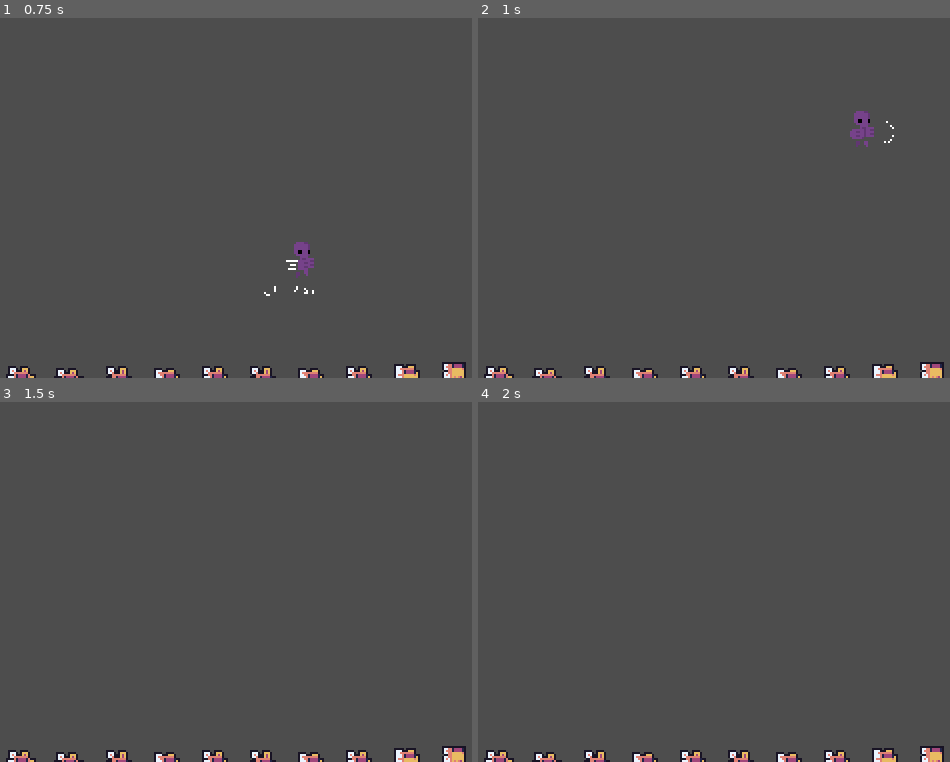
Above: before the commit, frames 1-4 (two rows, left to right).
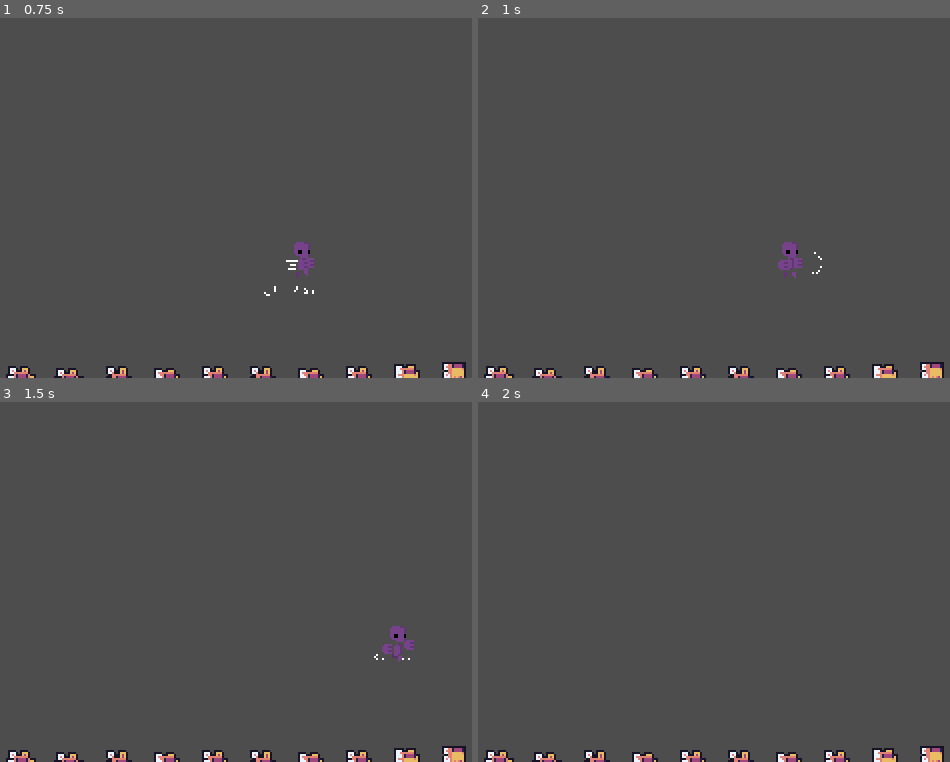
Above: after the commit, the same moments.

Repository: oceanbytes12/ScaleFighter
Game: Godot game, scene res://Geko/Test.tscn
Two runs of this game, one before a commit and one after it. Both use one fixed random seed, a clock stepped at 60 frames per second and the inputs below. This scene is started directly instead of the project's main scene.
Inputs:
- Up to frame 1 (0.75 s): hold D (Right) from 0.53 s (still down); hold Space (Attack) from 0.53 s (still down)
- Up to frame 2 (1 s): keep holding D (Right); keep holding Space (Attack); tap W (Jump, bound only before the commit) at 0.77 s; tap Shift (glide, bound only after the commit) at 0.8 s
- Up to frame 3 (1.5 s): keep holding D (Right); tap W (Jump, bound only before the commit) at 1.07 s; release Space (Attack) at 1.28 s; tap Shift (glide, bound only after the commit) at 1.35 s
- Up to frame 4 (2 s): keep holding D (Right); tap W (Jump, bound only before the commit) at 1.52, 1.55, 1.82 s

Frame 1 is identical in both runs. In frame 2, 0.6% of the frame differs, in the area x 63-89%, y 25-73%; in frame 3, 0.3%; in frame 4, nothing differs.

Commit message:
Player FSM implemented

Diff:
--- /dev/null
+++ b/Geko/Dummy.gd
@@ -0,0 +1,9 @@
+extends CharacterBody2D
+
+func _ready():
+	$AnimationPlayer.play("idle")
+
+func take_hit(hit_position, damage):
+	var direction = (global_position-hit_position).normalized()
+	velocity = direction * 100
+	$AnimationPlayer.play("hit")
--- a/Geko/Game.tscn
+++ b/Geko/Game.tscn
@@ -1,34 +1,42 @@
-[gd_scene load_steps=10 format=3 uid="uid://uytrg5cafssc"]
+[gd_scene load_steps=13 format=3 uid="uid://uytrg5cafssc"]
 
-[ext_resource type="PackedScene" uid="uid://gwrj27qy6rdu" path="res://Geko/player.tscn" id="1_fhndo"]
 [ext_resource type="Texture2D" uid="uid://dpcm4tpe8gu2p" path="res://icon.svg" id="2_jp6el"]
+[ext_resource type="PackedScene" uid="uid://cujkhawkt2egg" path="res://player.tscn" id="3_6r0ji"]
 [ext_resource type="Shader" path="res://hitEffect.gdshader" id="3_8jvan"]
-[ext_resource type="Script" path="res://Geko/PlayerCamera.gd" id="4_131s7"]
+[ext_resource type="Script" path="res://Geko/Dummy.gd" id="4_px5tc"]
+[ext_resource type="Texture2D" uid="uid://cg6ubjm7oml8t" path="res://combatDummy.png" id="5_t3nxd"]
 
 [sub_resource type="RectangleShape2D" id="RectangleShape2D_ulv0b"]
 
-[sub_resource type="Animation" id="Animation_qql1e"]
-resource_name = "Hit"
-length = 0.4
+[sub_resource type="ShaderMaterial" id="ShaderMaterial_e6gtr"]
+shader = ExtResource("3_8jvan")
+shader_parameter/flash_opacity = 1.0
+shader_parameter/flash_color = Color(1, 1, 1, 1)
+
+[sub_resource type="CapsuleShape2D" id="CapsuleShape2D_pchxo"]
+
+[sub_resource type="Animation" id="Animation_k0akd"]
+resource_name = "hit"
+length = 0.3
 tracks/0/type = "value"
 tracks/0/imported = false
 tracks/0/enabled = true
-tracks/0/path = NodePath(".:material:shader_parameter/flash_opacity")
+tracks/0/path = NodePath("Sprite2D:material:shader_parameter/flash_opacity")
 tracks/0/interp = 1
 tracks/0/loop_wrap = true
 tracks/0/keys = {
-"times": PackedFloat32Array(0, 0.3),
+"times": PackedFloat32Array(0, 0.2),
 "transitions": PackedFloat32Array(1, 1),
 "update": 0,
 "values": [1.0, 0.0]
 }
 
-[sub_resource type="Animation" id="Animation_pdplp"]
+[sub_resource type="Animation" id="Animation_hj0kt"]
 length = 0.001
 tracks/0/type = "value"
 tracks/0/imported = false
 tracks/0/enabled = true
-tracks/0/path = NodePath(".:material:shader_parameter/flash_opacity")
+tracks/0/path = NodePath("Sprite2D:material:shader_parameter/flash_opacity")
 tracks/0/interp = 1
 tracks/0/loop_wrap = true
 tracks/0/keys = {
@@ -38,27 +46,35 @@
 "values": [1.0]
 }
 
-[sub_resource type="AnimationLibrary" id="AnimationLibrary_8p16j"]
-_data = {
-"Hit": SubResource("Animation_qql1e"),
-"RESET": SubResource("Animation_pdplp")
+[sub_resource type="Animation" id="Animation_8u388"]
+resource_name = "idle"
+length = 0.3
+loop_mode = 1
+tracks/0/type = "value"
+tracks/0/imported = false
+tracks/0/enabled = true
+tracks/0/path = NodePath("Sprite2D:material:shader_parameter/flash_opacity")
+tracks/0/interp = 1
+tracks/0/loop_wrap = true
+tracks/0/keys = {
+"times": PackedFloat32Array(0),
+"transitions": PackedFloat32Array(1),
+"update": 0,
+"values": [0.0]
 }
 
-[sub_resource type="ShaderMaterial" id="ShaderMaterial_mtyuq"]
-shader = ExtResource("3_8jvan")
-shader_parameter/flash_opacity = 1.0
-shader_parameter/flash_color = Color(1, 1, 1, 1)
+[sub_resource type="AnimationLibrary" id="AnimationLibrary_vwa3k"]
+_data = {
+"RESET": SubResource("Animation_hj0kt"),
+"hit": SubResource("Animation_k0akd"),
+"idle": SubResource("Animation_8u388")
+}
 
 [node name="Game" type="Node2D"]
 
-[node name="Player" parent="." instance=ExtResource("1_fhndo")]
-position = Vector2(224, 0)
-
-[node name="PlayerCamera" type="Camera2D" parent="Player"]
-script = ExtResource("4_131s7")
-
 [node name="StaticBody2D" type="StaticBody2D" parent="."]
-position = Vector2(222, 181)
+position = Vector2(155, 245)
+scale = Vector2(2, 2)
 
 [node name="CollisionShape2D" type="CollisionShape2D" parent="StaticBody2D"]
 scale = Vector2(10, 5)
@@ -68,19 +84,51 @@
 scale = Vector2(1.5, 0.8)
 texture = ExtResource("2_jp6el")
 
-[node name="AnimatedSprite2D" type="AnimatedSprite2D" parent="."]
+[node name="StaticBody2D2" type="StaticBody2D" parent="."]
+position = Vector2(355, -97)
+scale = Vector2(0.240002, 8.92)
 
-[node name="EnemyDemo" type="Node2D" parent="."]
+[node name="CollisionShape2D" type="CollisionShape2D" parent="StaticBody2D2"]
+scale = Vector2(10, 5)
+shape = SubResource("RectangleShape2D_ulv0b")
 
-[node name="AnimationPlayer" type="AnimationPlayer" parent="EnemyDemo"]
-root_node = NodePath("../Sprite2D")
-libraries = {
-"": SubResource("AnimationLibrary_8p16j")
-}
-
-[node name="Sprite2D" type="Sprite2D" parent="EnemyDemo"]
-material = SubResource("ShaderMaterial_mtyuq")
-position = Vector2(387, 60)
+[node name="Sprite2D" type="Sprite2D" parent="StaticBody2D2"]
+scale = Vector2(1.5, 0.8)
 texture = ExtResource("2_jp6el")
 
-[connection signal="on_land" from="Player" to="Player/PlayerCamera" method="shake_with_power"]
+[node name="StaticBody2D3" type="StaticBody2D" parent="."]
+position = Vector2(-36, -94)
+scale = Vector2(0.240002, 8.92)
+
+[node name="CollisionShape2D" type="CollisionShape2D" parent="StaticBody2D3"]
+scale = Vector2(10, 5)
+shape = SubResource("RectangleShape2D_ulv0b")
+
+[node name="Sprite2D" type="Sprite2D" parent="StaticBody2D3"]
+scale = Vector2(1.5, 0.8)
+texture = ExtResource("2_jp6el")
+
+[node name="Player" parent="." instance=ExtResource("3_6r0ji")]
+position = Vector2(216, 1)
+jump_impulse = 600.0
+
+[node name="Camera2D" type="Camera2D" parent="."]
+position = Vector2(159, 91)
+zoom = Vector2(0.9, 0.9)
+
+[node name="Dummy" type="CharacterBody2D" parent="."]
+position = Vector2(284, 128)
+script = ExtResource("4_px5tc")
+metadata/_edit_group_ = true
+
+[node name="Sprite2D" type="Sprite2D" parent="Dummy"]
+material = SubResource("ShaderMaterial_e6gtr")
+texture = ExtResource("5_t3nxd")
+
+[node name="CollisionShape2D" type="CollisionShape2D" parent="Dummy"]
+shape = SubResource("CapsuleShape2D_pchxo")
+
+[node name="AnimationPlayer" type="AnimationPlayer" parent="Dummy"]
+libraries = {
+"": SubResource("AnimationLibrary_vwa3k")
+}
--- a/Geko/JumpEffect.tscn
+++ b/Geko/JumpEffect.tscn
@@ -1,7 +1,7 @@
 [gd_scene load_steps=14 format=3 uid="uid://d3ofwhr7pv1u4"]
 
-[ext_resource type="Texture2D" uid="uid://bc1kuw22juhjx" path="res://Geko/JumpEffect-Sheet.png" id="1_4lw7h"]
-[ext_resource type="Script" path="res://Geko/JumpEffect.gd" id="2_uycdi"]
+[ext_resource type="Texture2D" uid="uid://qf47gddgwmp8" path="res://Geko/JumpEffect-Sheet.png" id="1_4lw7h"]
+[ext_resource type="Script" path="res://Scripts/other/JumpEffect.gd" id="2_uycdi"]
 
 [sub_resource type="AtlasTexture" id="AtlasTexture_g3xtt"]
 atlas = ExtResource("1_4lw7h")
--- a/Geko/land_effect.tscn
+++ b/Geko/land_effect.tscn
@@ -1,7 +1,7 @@
 [gd_scene load_steps=13 format=3 uid="uid://bk8ok4abxmy5p"]
 
-[ext_resource type="Texture2D" uid="uid://cj3pyp18pv8mj" path="res://Geko/LandEffect-Sheet.png" id="1_j0nqx"]
-[ext_resource type="Script" path="res://Geko/land_effect.gd" id="2_7u108"]
+[ext_resource type="Texture2D" uid="uid://dir3s1hytlkur" path="res://Geko/LandEffect-Sheet.png" id="1_j0nqx"]
+[ext_resource type="Script" path="res://Scripts/other/land_effect.gd" id="2_7u108"]
 
 [sub_resource type="AtlasTexture" id="AtlasTexture_ap2w4"]
 atlas = ExtResource("1_j0nqx")
--- a/Geko/player.tscn
+++ b/Geko/player.tscn
@@ -1,6 +1,6 @@
 [gd_scene load_steps=43 format=3 uid="uid://gwrj27qy6rdu"]
 
-[ext_resource type="Script" path="res://Geko/player.gd" id="1_ig3ne"]
+[ext_resource type="Script" path="res://Scripts/other/old_player.gd" id="1_ig3ne"]
 [ext_resource type="Texture2D" uid="uid://m1v10b585sus" path="res://Geko/BaseFighter-Sheet.png" id="2_fqpu1"]
 
 [sub_resource type="AtlasTexture" id="AtlasTexture_inj24"]
@@ -330,7 +330,7 @@
 texture_filter = 1
 position = Vector2(0, -9)
 sprite_frames = SubResource("SpriteFrames_xnuxu")
-animation = &"SlamComplete"
+animation = &"JumpAttack"
 
 [node name="CollisionShape2D" type="CollisionShape2D" parent="."]
 visible = false
--- /dev/null
+++ b/HitBox.gd
@@ -0,0 +1,17 @@
+extends Area2D
+
+var our_body
+var damage = 1
+@onready var animator := $AnimationPlayer
+@onready var collision := $CollisionShape2D
+
+func _ready():
+	collision.disabled = true
+
+func _on_body_entered(body):
+	# Check if hitting self or friend
+	if body != our_body:
+		print("hit a body", body.name)
+		if body.has_method("take_hit"):
+			body.take_hit(global_position, damage)
+			collision.disabled = true
--- /dev/null
+++ b/Scripts/new_player/Idle.gd
@@ -0,0 +1,20 @@
+extends PlayerState
+
+
+func enter(previous_state_path: String, data := {}) -> void:
+	player.velocity.x = 0.0
+	owner.animate("Idle")
+
+
+func physics_update(_delta: float) -> void:
+	player.velocity.y += player.gravity * _delta
+	player.move_and_slide()
+
+	if not player.is_on_floor():
+		finished.emit(FALLING)
+	elif Input.is_action_just_pressed("Up"):
+		finished.emit(JUMPING)
+	elif Input.is_action_pressed("Left") or Input.is_action_pressed("Right"):
+		finished.emit(RUNNING)
+	elif Input.is_action_pressed("Attack"):
+		finished.emit(PUNCHING)
--- /dev/null
+++ b/Scripts/new_player/falling.gd
@@ -0,0 +1,20 @@
+extends PlayerState
+
+
+func physics_update(delta: float) -> void:
+	var input_direction_x := Input.get_axis("Left", "Right")
+	player.velocity.x = player.speed * input_direction_x
+
+	player.velocity.y += player.gravity * delta
+	player.move_and_slide()
+
+	if Input.is_action_just_pressed("glide"):
+		finished.emit(GLIDING)
+	if Input.is_action_just_pressed("Attack"):
+		finished.emit(AIRPUNCH)
+	elif player.is_on_floor():
+		#Create landing effect
+		if is_equal_approx(player.velocity.x, 0.0):
+			finished.emit(IDLE)
+		else:
+			finished.emit(RUNNING)
--- /dev/null
+++ b/Scripts/new_player/gliding.gd
@@ -0,0 +1,26 @@
+extends PlayerState
+
+
+func enter(previous_state_path: String, data := {}) -> void:
+	player.velocity.y = max(player.velocity.y, 0.0)
+
+
+func physics_update(delta: float) -> void:
+	var input_direction_x := Input.get_axis("Left", "Right")
+	player.velocity.x += input_direction_x * player.glide_acceleration * delta
+	player.velocity.x = min(player.velocity.x, player.glide_max_speed)
+	player.velocity.y += player.glide_gravity * delta
+	player.move_and_slide()
+
+	if Input.is_action_just_pressed("Up"):
+		finished.emit(JUMPING)
+	elif (
+		player.get_slide_collision_count() > 0 or
+		Input.is_action_just_pressed("glide")
+	):
+		finished.emit(FALLING)
+	elif player.is_on_floor():
+		if input_direction_x != 0.0:
+			finished.emit(RUNNING)
+		else:
+			finished.emit(IDLE)
--- /dev/null
+++ b/Scripts/new_player/jumping.gd
@@ -0,0 +1,23 @@
+extends PlayerState
+
+
+func enter(previous_state_path: String, data := {}) -> void:
+	if previous_state_path == GLIDING:
+		player.velocity.y = -player.glide_jump_impulse
+	else:
+		player.velocity.y = -player.jump_impulse
+
+
+func physics_update(delta: float) -> void:
+	var input_direction_x := Input.get_axis("Left", "Right")
+	player.velocity.x = player.speed * input_direction_x
+
+	player.velocity.y += player.gravity * delta
+	player.move_and_slide()
+
+	if Input.is_action_just_pressed("Attack"):
+		finished.emit(AIRPUNCH)
+	elif Input.is_action_just_pressed("glide"):
+		finished.emit(GLIDING)
+	elif player.velocity.y >= 0:
+		finished.emit(FALLING)
--- /dev/null
+++ b/Scripts/new_player/player.gd
@@ -0,0 +1,27 @@
+# Character that moves and jumps.
+class_name Player extends CharacterBody2D
+
+@export var speed := 500.0
+@export var gravity := 4000.0
+@export var jump_impulse := 1800.0
+@export var glide_max_speed := 1000.0
+@export var glide_acceleration := 1000.0
+@export var glide_gravity := 400.0
+@export var glide_jump_impulse := 800.0
+@onready var fsm := $StateMachine
+@onready var label := $Label
+@onready var animator := $AnimationPlayer
+@onready var hitbox := $Area2D
+
+func _ready():
+	hitbox.our_body = self
+	pass
+
+func _process(_delta: float) -> void:
+	label.text = fsm.state.name
+
+func animate(animationname):
+	animator.play(animationname)
+
+func take_hit(global_position, damage):
+	print("Taking damage: ", damage)
--- /dev/null
+++ b/Scripts/new_player/player_state.gd
@@ -0,0 +1,18 @@
+# Boilerplate class to get full autocompletion and type checks for the `player` when coding the player's states.
+# Without this, we have to run the game to see typos and other errors the compiler could otherwise catch while scripting.
+class_name PlayerState extends State
+
+const IDLE = "Idle"
+const RUNNING = "Running"
+const JUMPING = "Jumping"
+const FALLING = "Falling"
+const GLIDING = "Gliding"
+const PUNCHING = "Punching"
+const AIRPUNCH = "AirPunching"
+var player: Player
+
+
+func _ready() -> void:
+	await owner.ready
+	player = owner as Player
+	assert(player != null)
--- /dev/null
+++ b/Scripts/new_player/running.gd
@@ -0,0 +1,17 @@
+extends PlayerState
+
+
+func physics_update(delta: float) -> void:
+	var input_direction_x := Input.get_axis("Left", "Right")
+	player.velocity.x = player.speed * input_direction_x
+	player.velocity.y += player.gravity * delta
+	player.move_and_slide()
+
+	if not player.is_on_floor():
+		finished.emit(FALLING)
+	elif Input.is_action_just_pressed("Up"):
+		finished.emit(JUMPING)
+	elif Input.is_action_just_pressed("Attack"):
+		finished.emit(PUNCHING)
+	elif is_equal_approx(input_direction_x, 0.0):
+		finished.emit(IDLE)
--- /dev/null
+++ b/Scripts/new_player/state.gd
@@ -0,0 +1,32 @@
+## Virtual base class for all states.
+## Extend this class and override its methods to implement a state.
+class_name State extends Node
+
+signal finished(next_state_path: String, data: Dictionary)
+
+
+## Called by the state machine when receiving unhandled input events.
+func handle_input(_event: InputEvent) -> void:
+	pass
+
+
+## Called by the state machine on the engine's main loop tick.
+func update(_delta: float) -> void:
+	pass
+
+
+## Called by the state machine on the engine's physics update tick.
+func physics_update(_delta: float) -> void:
+	pass
+
+
+## Called by the state machine upon changing the active state. The `data` parameter
+## is a dictionary with arbitrary data the state can use to initialize itself.
+func enter(previous_state_path: String, data := {}) -> void:
+	pass
+
+
+## Called by the state machine before changing the active state. Use this function
+## to clean up the state.
+func exit() -> void:
+	pass
--- /dev/null
+++ b/Scripts/new_player/state_machine.gd
@@ -0,0 +1,47 @@
+## Basic generic finite state machine. Initializes states and delegates engine callbacks
+## (_physics_process, _unhandled_input) to the active state.
+class_name StateMachine extends Node
+
+## Emitted right after a state transition.
+signal state_changed()
+
+## The initial state of the state machine. If not set, the first child node is used.
+@export var initial_state: State = null
+
+## The current state of the state machine.
+@onready var state: State = (func get_initial_state() -> State:
+	return initial_state if initial_state != null else get_child(0)
+).call()
+
+
+func _ready() -> void:
+	# Connect to every state's finished signal to transition to the next state.
+	for state_node: State in find_children("*", "State"):
+		state_node.finished.connect(_transition_to_next_state)
+
+	# State machines usually access data from the root node of the scene they're part of: the owner.
+	# We wait for the owner to be ready to guarantee all the data and nodes the states may need are available.
+	await owner.ready
+	state.enter("")
+
+
+func _unhandled_input(event: InputEvent) -> void:
+	state.handle_input(event)
+
+
+func _process(delta: float) -> void:
+	state.update(delta)
+
+func _physics_process(delta: float) -> void:
+	state.physics_update(delta)
+
+func _transition_to_next_state(target_state_path: String, data: Dictionary = {}) -> void:
+	if not has_node(target_state_path):
+		printerr(owner.name + ": Trying to transition to state " + target_state_path + " but it does not exist.")
+		return
+
+	var previous_state_path := state.name
+	state.exit()
+	state = get_node(target_state_path)
+	state.enter(previous_state_path, data)
+	state_changed.emit()
--- /dev/null
+++ b/airpunching.gd
@@ -0,0 +1,32 @@
+extends PlayerState
+
+func enter(previous_state_path: String, data := {}) -> void:
+	owner.animate("AirPunch")
+	player.velocity.y = max(player.velocity.y, 0.0)
+
+
+func physics_update(_delta: float) -> void:
+	var input_direction_x := Input.get_axis("Left", "Right")
+	player.velocity.x += input_direction_x * player.glide_acceleration * _delta
+	player.velocity.x = min(player.velocity.x, player.glide_max_speed)
+	player.velocity.y = 3000*_delta
+	player.move_and_slide()
+
+
+	if not Input.is_action_pressed("Attack"):
+		finished.emit(FALLING)
+	elif player.get_slide_collision_count() > 0:
+		if Input.is_action_pressed("Attack"):
+			finished.emit(PUNCHING)
+		elif input_direction_x != 0.0:
+			finished.emit(RUNNING)
+		else:
+			finished.emit(IDLE)
+
+	elif Input.is_action_just_pressed("Up"):
+		finished.emit(JUMPING)
+
+
+
+func exit() -> void:
+	print("Stopping attack")
--- /dev/null
+++ b/player.tscn
@@ -0,0 +1,222 @@
+[gd_scene load_steps=19 format=3 uid="uid://cujkhawkt2egg"]
+
+[ext_resource type="Script" path="res://Scripts/new_player/player.gd" id="1_akjv1"]
+[ext_resource type="Texture2D" uid="uid://m1v10b585sus" path="res://Geko/BaseFighter-Sheet.png" id="2_4usyc"]
+[ext_resource type="Script" path="res://Scripts/new_player/state_machine.gd" id="3_8x3ha"]
+[ext_resource type="Script" path="res://Scripts/new_player/Idle.gd" id="4_y8r0u"]
+[ext_resource type="Script" path="res://Scripts/new_player/running.gd" id="5_n18e4"]
+[ext_resource type="Script" path="res://Scripts/new_player/jumping.gd" id="6_cu6ay"]
+[ext_resource type="Script" path="res://Scripts/new_player/falling.gd" id="6_jw3ow"]
+[ext_resource type="Script" path="res://Scripts/new_player/gliding.gd" id="7_u00mm"]
+[ext_resource type="Script" path="res://punching.gd" id="9_eutij"]
+[ext_resource type="Script" path="res://airpunching.gd" id="10_mpoop"]
+[ext_resource type="Script" path="res://HitBox.gd" id="11_ej357"]
+
+[sub_resource type="Animation" id="Animation_ifa3g"]
+resource_name = "Idle"
+loop_mode = 1
+step = 0.2
+tracks/0/type = "value"
+tracks/0/imported = false
+tracks/0/enabled = true
+tracks/0/path = NodePath("Sprite2D:frame")
+tracks/0/interp = 1
+tracks/0/loop_wrap = true
+tracks/0/keys = {
+"times": PackedFloat32Array(0, 0.2, 0.4, 0.6, 0.8),
+"transitions": PackedFloat32Array(1, 1, 1, 1, 1),
+"update": 1,
+"values": [0, 1, 2, 3, 4]
+}
+
+[sub_resource type="Animation" id="Animation_smlwr"]
+length = 0.001
+tracks/0/type = "value"
+tracks/0/imported = false
+tracks/0/enabled = true
+tracks/0/path = NodePath("Sprite2D:frame")
+tracks/0/interp = 1
+tracks/0/loop_wrap = true
+tracks/0/keys = {
+"times": PackedFloat32Array(0),
+"transitions": PackedFloat32Array(1),
+"update": 1,
+"values": [0]
+}
+tracks/1/type = "value"
+tracks/1/imported = false
+tracks/1/enabled = true
+tracks/1/path = NodePath("Area2D/CollisionShape2D:position")
+tracks/1/interp = 1
+tracks/1/loop_wrap = true
+tracks/1/keys = {
+"times": PackedFloat32Array(0),
+"transitions": PackedFloat32Array(1),
+"update": 0,
+"values": [Vector2(4, 3)]
+}
+tracks/2/type = "value"
+tracks/2/imported = false
+tracks/2/enabled = true
+tracks/2/path = NodePath("Area2D/CollisionShape2D:disabled")
+tracks/2/interp = 1
+tracks/2/loop_wrap = true
+tracks/2/keys = {
+"times": PackedFloat32Array(0),
+"transitions": PackedFloat32Array(1),
+"update": 1,
+"values": [false]
+}
+
+[sub_resource type="Animation" id="Animation_y38k3"]
+resource_name = "Punch"
+length = 0.35
+loop_mode = 1
+step = 0.01
+tracks/0/type = "value"
+tracks/0/imported = false
+tracks/0/enabled = true
+tracks/0/path = NodePath("Sprite2D:frame")
+tracks/0/interp = 1
+tracks/0/loop_wrap = true
+tracks/0/keys = {
+"times": PackedFloat32Array(0, 0.08, 0.16, 0.24, 0.32),
+"transitions": PackedFloat32Array(1, 1, 1, 1, 1),
+"update": 1,
+"values": [8, 9, 10, 11, 12]
+}
+tracks/1/type = "method"
+tracks/1/imported = false
+tracks/1/enabled = true
+tracks/1/path = NodePath("StateMachine/Punching")
+tracks/1/interp = 1
+tracks/1/loop_wrap = true
+tracks/1/keys = {
+"times": PackedFloat32Array(0.01, 0.32),
+"transitions": PackedFloat32Array(1, 1),
+"values": [{
+"args": [],
+"method": &"start"
+}, {
+"args": [],
+"method": &"end"
+}]
+}
+tracks/2/type = "value"
+tracks/2/imported = false
+tracks/2/enabled = true
+tracks/2/path = NodePath("Area2D/CollisionShape2D:position")
+tracks/2/interp = 1
+tracks/2/loop_wrap = true
+tracks/2/keys = {
+"times": PackedFloat32Array(0.09, 0.22),
+"transitions": PackedFloat32Array(1, 1),
+"update": 0,
+"values": [Vector2(4, 3), Vector2(10, 3)]
+}
+tracks/3/type = "value"
+tracks/3/imported = false
+tracks/3/enabled = true
+tracks/3/path = NodePath("Area2D/CollisionShape2D:disabled")
+tracks/3/interp = 1
+tracks/3/loop_wrap = true
+tracks/3/keys = {
+"times": PackedFloat32Array(0.05, 0.24),
+"transitions": PackedFloat32Array(1, 1),
+"update": 1,
+"values": [false, true]
+}
+
+[sub_resource type="Animation" id="Animation_v8lk0"]
+resource_name = "AirPunch"
+length = 0.35
+loop_mode = 1
+tracks/0/type = "value"
+tracks/0/imported = false
+tracks/0/enabled = true
+tracks/0/path = NodePath("Sprite2D:frame")
+tracks/0/interp = 1
+tracks/0/loop_wrap = true
+tracks/0/keys = {
+"times": PackedFloat32Array(0, 0.1, 0.2, 0.3),
+"transitions": PackedFloat32Array(1, 1, 1, 1),
+"update": 1,
+"values": [44, 45, 46, 47]
+}
+
+[sub_resource type="AnimationLibrary" id="AnimationLibrary_4d6ly"]
+_data = {
+"AirPunch": SubResource("Animation_v8lk0"),
+"Idle": SubResource("Animation_ifa3g"),
+"Punch": SubResource("Animation_y38k3"),
+"RESET": SubResource("Animation_smlwr")
+}
+
+[sub_resource type="CapsuleShape2D" id="CapsuleShape2D_n3n25"]
+radius = 3.0
+height = 12.0
+
+[sub_resource type="CircleShape2D" id="CircleShape2D_gjiiv"]
+
+[node name="Player" type="CharacterBody2D"]
+script = ExtResource("1_akjv1")
+speed = 250.0
+gravity = 2000.0
+jump_impulse = 900.0
+
+[node name="Sprite2D" type="Sprite2D" parent="."]
+texture = ExtResource("2_4usyc")
+hframes = 8
+vframes = 6
+
+[node name="AnimationPlayer" type="AnimationPlayer" parent="."]
+libraries = {
+"": SubResource("AnimationLibrary_4d6ly")
+}
+
+[node name="CollisionShape2D" type="CollisionShape2D" parent="."]
+shape = SubResource("CapsuleShape2D_n3n25")
+
+[node name="StateMachine" type="Node" parent="."]
+script = ExtResource("3_8x3ha")
+
+[node name="Idle" type="Node" parent="StateMachine"]
+script = ExtResource("4_y8r0u")
+
+[node name="Running" type="Node" parent="StateMachine"]
+script = ExtResource("5_n18e4")
+
+[node name="Jumping" type="Node" parent="StateMachine"]
+script = ExtResource("6_cu6ay")
+
+[node name="Falling" type="Node" parent="StateMachine"]
+script = ExtResource("6_jw3ow")
+
+[node name="Gliding" type="Node" parent="StateMachine"]
+script = ExtResource("7_u00mm")
+
+[node name="Punching" type="Node" parent="StateMachine"]
+script = ExtResource("9_eutij")
+
+[node name="AirPunching" type="Node" parent="StateMachine"]
+script = ExtResource("10_mpoop")
+
+[node name="Label" type="Label" parent="."]
+anchors_preset = 5
+anchor_left = 0.5
+anchor_right = 0.5
+offset_left = -15.0
+offset_top = -36.0
+offset_right = 14.0
+offset_bottom = -13.0
+grow_horizontal = 2
+
+[node name="Area2D" type="Area2D" parent="."]
+script = ExtResource("11_ej357")
+
+[node name="CollisionShape2D" type="CollisionShape2D" parent="Area2D"]
+position = Vector2(4, 3)
+scale = Vector2(0.4, 0.4)
+shape = SubResource("CircleShape2D_gjiiv")
+
+[connection signal="body_entered" from="Area2D" to="Area2D" method="_on_body_entered"]
--- a/project.godot
+++ b/project.godot
@@ -25,7 +25,7 @@
 
 [input]
 
-Jump={
+Up={
 "deadzone": 0.5,
 "events": [Object(InputEventKey,"resource_local_to_scene":false,"resource_name":"","device":-1,"window_id":0,"alt_pressed":false,"shift_pressed":false,"ctrl_pressed":false,"meta_pressed":false,"pressed":false,"keycode":0,"physical_keycode":87,"key_label":0,"unicode":119,"echo":false,"script":null)
 ]
@@ -50,6 +50,11 @@
 "events": [Object(InputEventKey,"resource_local_to_scene":false,"resource_name":"","device":-1,"window_id":0,"alt_pressed":false,"shift_pressed":false,"ctrl_pressed":false,"meta_pressed":false,"pressed":false,"keycode":0,"physical_keycode":83,"key_label":0,"unicode":115,"echo":false,"script":null)
 ]
 }
+glide={
+"deadzone": 0.5,
+"events": [Object(InputEventKey,"resource_local_to_scene":false,"resource_name":"","device":-1,"window_id":0,"alt_pressed":false,"shift_pressed":false,"ctrl_pressed":false,"meta_pressed":false,"pressed":false,"keycode":0,"physical_keycode":4194325,"key_label":0,"unicode":0,"echo":false,"script":null)
+]
+}
 
 [rendering]
 
--- /dev/null
+++ b/punching.gd
@@ -0,0 +1,30 @@
+extends PlayerState
+
+var attacking = false
+
+func enter(previous_state_path: String, data := {}) -> void:
+	owner.animate("Punch")
+
+
+func start():
+	attacking = true
+
+func end():
+	attacking = false
+
+func physics_update(_delta: float) -> void:
+	player.velocity.x = 0
+	player.move_and_slide()
+
+	if attacking:
+		return
+
+	if not player.is_on_floor():
+		finished.emit(FALLING)
+	elif not Input.is_action_pressed("Attack"):
+		finished.emit(IDLE)
+	elif Input.is_action_just_pressed("Up"):
+		finished.emit(JUMPING)
+
+func exit() -> void:
+	print("Stopping attack")
Renamed: Geko/JumpEffect.gd -> Scripts/other/JumpEffect.gd
Renamed: Geko/PlayerCamera.gd -> Scripts/other/PlayerCamera.gd
Renamed: Geko/land_effect.gd -> Scripts/other/land_effect.gd
Renamed: Geko/player.gd -> Scripts/other/old_player.gd
Binary file added: combatDummy.png
Not shown, added: combatDummy.png.import
